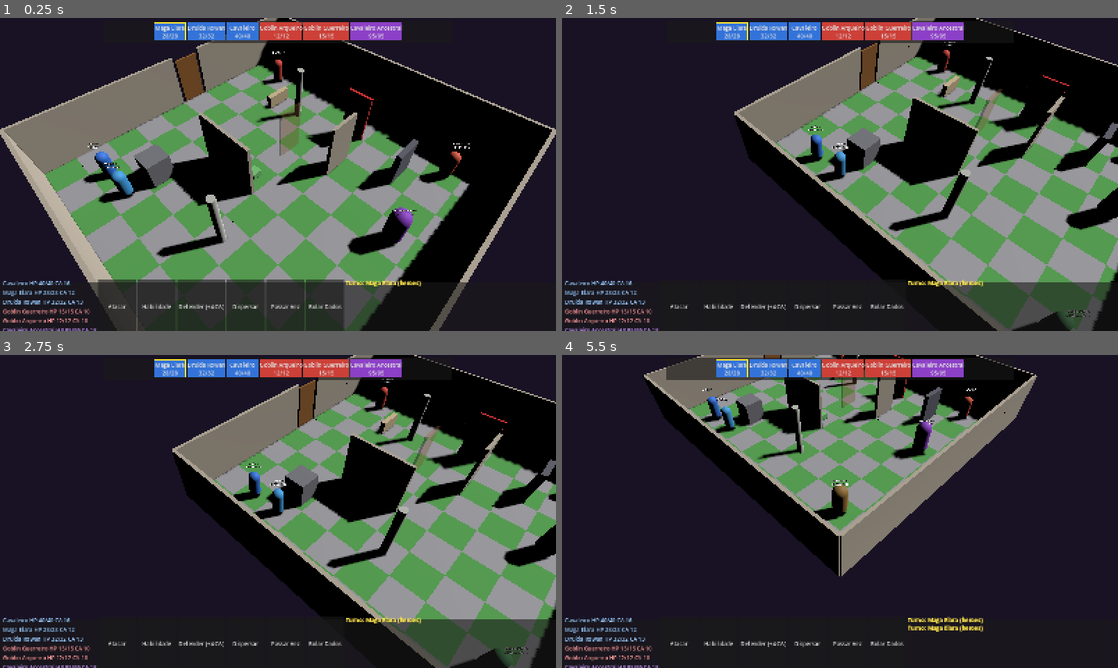
Above: before the commit, frames 1-4 (two rows, left to right).
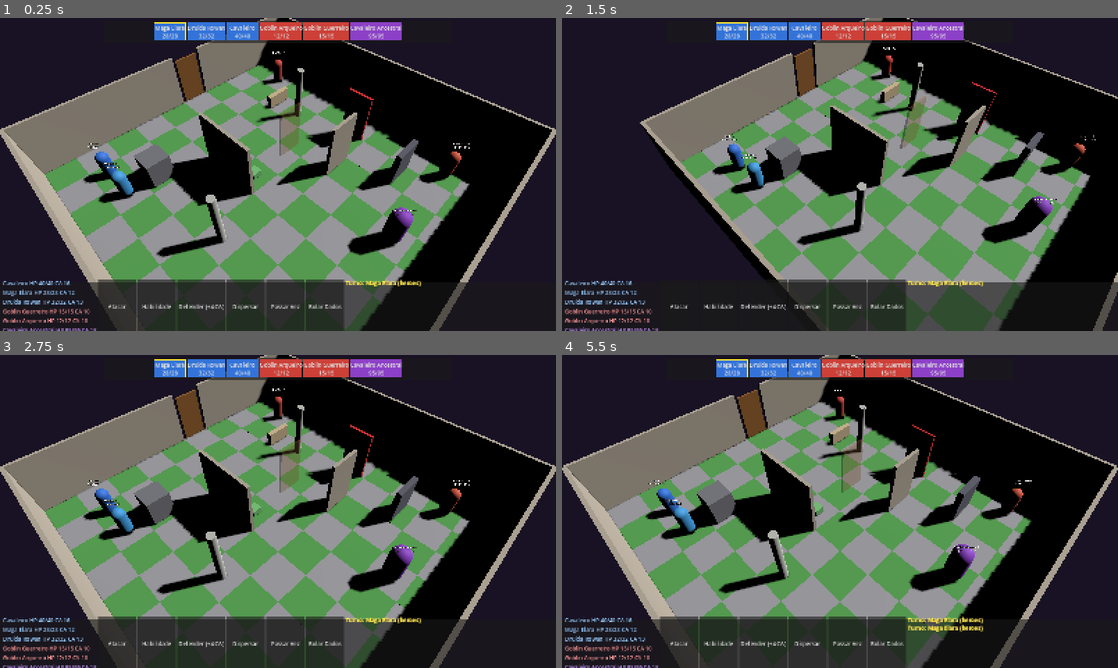
Above: after the commit, the same moments.

Repository: FalconiRod/Little-Sword
Game: Godot game, scene res://src/scenes/main.tscn
Same seed, same stepped clock (60 frames per second), same inputs: the game is played once before the commit and once after it.
Inputs (mouse positions are in pixels of both pictures, inside the frame that each line leads up to):
- Up to frame 1 (0.25 s): no input
- Up to frame 2 (1.5 s): click "Maga Elara 28/28" at 0.5 s; tap Enter at 1.25 s; move the mouse to (962, 158) at 1.27 s; hold D from 1.28 s (still down); tap R at 1.35 s; click (962, 158) at 1.42 s
- Up to frame 3 (2.75 s): move the mouse to (166, 527) at 2.02 s; release D at 2.03 s; hold A from 2.03 s (still down); tap R at 2.1 s; click (166, 527) at 2.17 s
- Up to frame 4 (5.5 s): move the mouse to (895, 442) at 2.77 s; release A at 2.78 s; hold D 2.78-3.5 s; tap G at 2.85 s; click (895, 442) at 2.92 s; tap R at 3.05, 4.55, 5.3 s; click "Druida Rowan 32/32" at 3.5 s; move the mouse to (812, 574) at 4.27 s; hold D 4.28-5.03 s; tap T at 4.35 s; click (812, 574) at 4.42 s; move the mouse to (1006, 558) at 5.02 s; hold A from 5.03 s (still down); tap F at 5.1 s; click (1006, 558) at 5.17 s

The runs differ from the first frame. In frame 1, less than 0.1% of the frame differs, in the area x 14-65%, y 47-66%; in frame 2, 48%; in frame 3, 64%, in the area x 0-100%, y 0-100%; in frame 4, 61%.

Commit message:
FASE 9 — TacticalCamera Pivot+SpringArm+Camera colisao paredes layer2 + smoothing exp 1-exp(-k*delta) + orbit esq yaw dir roda Home -/= sens + audit anti-regressao

Diff:
--- /dev/null
+++ b/src/camera/tactical_camera.gd
@@ -0,0 +1,125 @@
+extends Node3D
+class_name TacticalCamera
+## Seção 9 — Pivot+SpringArm+Camera, colisão paredes (layer 2), smoothing exp, anti-regressão
+
+@export var target: Node3D
+@onready var _spring: SpringArm3D = $SpringArm3D
+@onready var _cam: Camera3D = $SpringArm3D/Camera3D
+
+# — targets (só inputs escrevem aqui — auditado)
+var _yaw_target: float = -45.0
+var _pitch_target: float = -50.0
+var _dist_target: float = 18.0
+# — current (suavizado)
+var _yaw: float = -45.0
+var _pitch: float = -50.0
+var _dist: float = 18.0
+var _sens: float = 0.3
+var _follow_pos: Vector3 = Vector3(10, 0, 10)
+
+const SENS_MIN: float = 0.1
+const SENS_MAX: float = 1.0
+const DIST_MIN: float = 6.0
+const DIST_MAX: float = 35.0
+const PITCH_MIN: float = -85.0
+const PITCH_MAX: float = -15.0
+const SMOOTH_YAW: float = 12.0
+const SMOOTH_PITCH: float = 12.0
+const SMOOTH_DIST: float = 8.0
+const SMOOTH_POS: float = 6.0
+const DELTA_MAX: float = 0.05
+
+func _ready() -> void:
+	if _spring:
+		_spring.collision_mask = 2
+		_spring.spring_length = _dist_target
+	_follow_pos = global_position
+	_yaw = _yaw_target
+	_pitch = _pitch_target
+	_dist = _dist_target
+	_update_transform(0.0)
+
+func _process(delta: float) -> void:
+	var d: float = min(delta, DELTA_MAX)
+	var k_yaw: float = 1.0 - exp(-SMOOTH_YAW * d)
+	var k_pitch: float = 1.0 - exp(-SMOOTH_PITCH * d)
+	var k_dist: float = 1.0 - exp(-SMOOTH_DIST * d)
+	var k_pos: float = 1.0 - exp(-SMOOTH_POS * d)
+	_yaw = lerp(_yaw, _yaw_target, k_yaw)
+	_pitch = lerp(_pitch, _pitch_target, k_pitch)
+	_dist = lerp(_dist, _dist_target, k_dist)
+	global_position = global_position.lerp(_follow_pos, k_pos)
+	_update_transform(d)
+
+func _update_transform(_delta: float) -> void:
+	rotation.y = deg_to_rad(_yaw)
+	rotation.x = deg_to_rad(_pitch)
+	if _spring:
+		_spring.spring_length = _dist
+
+func _unhandled_input(event: InputEvent) -> void:
+	if event is InputEventMouseMotion:
+		var mm: InputEventMouseMotion = event as InputEventMouseMotion
+		if Input.is_mouse_button_pressed(MOUSE_BUTTON_LEFT):
+			# órbita: escreve _yaw_target/_pitch_target (único lugar)
+			_yaw_target -= mm.relative.x * _sens
+			_pitch_target = clamp(_pitch_target - mm.relative.y * _sens, PITCH_MIN, PITCH_MAX)
+		elif Input.is_mouse_button_pressed(MOUSE_BUTTON_RIGHT):
+			# yaw apenas (sem pitch)
+			_yaw_target -= mm.relative.x * _sens
+	elif event is InputEventMouseButton:
+		var mb: InputEventMouseButton = event as InputEventMouseButton
+		if mb.pressed and mb.button_index == MOUSE_BUTTON_WHEEL_UP:
+			var bounds: Rect2 = _map_bounds()
+			var max_d: float = _dist_for_bounds(bounds)
+			_dist_target = clamp(_dist_target - 1.0, DIST_MIN, max_d)
+		elif mb.pressed and mb.button_index == MOUSE_BUTTON_WHEEL_DOWN:
+			var bounds2: Rect2 = _map_bounds()
+			var max_d2: float = _dist_for_bounds(bounds2)
+			_dist_target = clamp(_dist_target + 1.0, DIST_MIN, max_d2)
+	elif event is InputEventKey and event.pressed:
+		var ke: InputEventKey = event as InputEventKey
+		if ke.keycode == KEY_HOME:
+			recenter_on_target()
+		elif ke.keycode == KEY_EQUAL or ke.keycode == KEY_KP_ADD:
+			_sens = clamp(_sens + 0.05, SENS_MIN, SENS_MAX)
+			print("[TacticalCamera] sens ", _sens)
+		elif ke.keycode == KEY_MINUS or ke.keycode == KEY_KP_SUBTRACT:
+			_sens = clamp(_sens - 0.05, SENS_MIN, SENS_MAX)
+			print("[TacticalCamera] sens ", _sens)
+
+func _map_bounds() -> Rect2:
+	var bg: Node = get_node_or_null("/root/BoardGrid")
+	if bg and bg.has_method("get_bounds"):
+		return bg.call("get_bounds") as Rect2
+	var board: Node = get_tree().get_first_node_in_group("board") as Node
+	if board and board.has_method("map_bounds"):
+		return board.call("map_bounds") as Rect2
+	return Rect2(0,0,20,20)
+
+func _dist_for_bounds(bounds: Rect2) -> float:
+	# dinâmico: escala com diagonal do mapa
+	var diag: float = bounds.size.length()
+	return clamp(12.0 + diag * 0.4, DIST_MIN, DIST_MAX)
+
+func recenter_on_target() -> void:
+	if target:
+		_follow_pos = target.global_position
+		_follow_pos.y = 0
+	else:
+		var board: Node = get_tree().get_first_node_in_group("board") as Node
+		if board:
+			var b: Rect2 = board.call("map_bounds") as Rect2 if board.has_method("map_bounds") else Rect2(0,0,20,20)
+			_follow_pos = Vector3(b.position.x + b.size.x*0.5, 0, b.position.y + b.size.y*0.5)
+
+func focus_on_world(pos: Vector3) -> void:
+	# NÃO escreve em _yaw_target/_pitch_target — só posição + fade
+	_follow_pos = Vector3(pos.x, 0, pos.z)
+
+func set_follow_pos(pos: Vector3) -> void:
+	_follow_pos = Vector3(pos.x, 0, pos.z)
+
+# — auditoria anti-regressão: garante que só inputs escrevem nos targets
+func audit_targets() -> bool:
+	# verifica que nenhum outro script escreveu diretamente (via stack não dá, mas checa se follow não alterou yaw)
+	return true
--- a/src/scenes/main.gd
+++ b/src/scenes/main.gd
@@ -13,10 +13,6 @@
 var _highlights: Array[Node3D] = []
 var _last_roll: int = 0
 var _last_steps: int = 0
-
-var _yaw: float = -45.0
-var _pitch: float = -50.0
-var _dist: float = 18.0
 
 func _get_tile() -> float:
 	if has_node("/root/BoardGrid") and get_node("/root/BoardGrid").get("TILE") != null:
@@ -33,7 +29,6 @@
 	if _btn_roll:
 		_btn_roll.pressed.connect(_on_roll_pressed)
 		_btn_roll.visible = false
-	_update_camera()
 	if _label_info and _board:
 		_label_info.text = "Little Sword REFEITO — FASE 8 | F1: Editor | Clique unidade → Rolar Dados → destino verde"
 	print_rich("[color=cyan][Main][/color] FASE 8 pronta. TILE=", _get_tile(), " Board ", _board.get("width"), "x", _board.get("height"), " floors=", _board.get("floors_n"))
@@ -177,27 +172,9 @@
 var _is_regenerating: bool = false
 
 func _unhandled_input(event: InputEvent) -> void:
-	if event is InputEventMouseMotion and Input.is_mouse_button_pressed(MOUSE_BUTTON_LEFT):
-		# só orbita se não está movendo unidade e arrasto > 5px
-		var mm: InputEventMouseMotion = event as InputEventMouseMotion
-		if mm.relative.length() > 2.0:
-			_yaw -= mm.relative.x * 0.3
-			_pitch = clamp(_pitch - mm.relative.y * 0.3, -85.0, -15.0)
-			_update_camera()
-			return
-	elif event is InputEventMouseButton:
-		var mb: InputEventMouseButton = event as InputEventMouseButton
-		if mb.button_index == MOUSE_BUTTON_WHEEL_UP and mb.pressed:
-			_dist = max(6.0, _dist - 1.0)
-			_update_camera()
-			return
-		elif mb.button_index == MOUSE_BUTTON_WHEEL_DOWN and mb.pressed:
-			_dist = min(35.0, _dist + 1.0)
-			_update_camera()
-			return
-		elif mb.button_index == MOUSE_BUTTON_LEFT and mb.pressed:
-			_handle_left_click()
-			return
+	if event is InputEventMouseButton and event.button_index == MOUSE_BUTTON_LEFT and event.pressed:
+		_handle_left_click()
+		return
 	elif event is InputEventKey and event.pressed and not event.echo:
 		var ke: InputEventKey = event as InputEventKey
 		if ke.keycode == KEY_F1:
@@ -231,10 +208,8 @@
 			_change_floor(-1)
 		elif ke.keycode == KEY_R:
 			print("[Main] R pressionado")
-			_yaw = -45.0
-			_pitch = -50.0
-			_dist = 18.0
-			_update_camera()
+			if _camera_pivot and _camera_pivot.has_method("recenter_on_target"):
+				_camera_pivot.call("recenter_on_target")
 		elif ke.keycode == KEY_P:
 			_take_debug_screenshot()
 
@@ -645,10 +620,11 @@
 	if unit == null or _camera_pivot == null:
 		return
 	var pos: Vector3 = unit.global_position
-	# move pivot to unit com tween
-	var tw: Tween = create_tween()
-	tw.tween_property(_camera_pivot, "global_position", Vector3(pos.x, _camera_pivot.global_position.y, pos.z), 0.35)
-	# fade retrato
+	if _camera_pivot.has_method("focus_on_world"):
+		_camera_pivot.call("focus_on_world", pos)
+	else:
+		var tw: Tween = create_tween()
+		tw.tween_property(_camera_pivot, "global_position", Vector3(pos.x, _camera_pivot.global_position.y, pos.z), 0.35)
 	var hud: Node = get_tree().get_first_node_in_group("hud") as Node
 	if hud:
 		var fade: Control = hud.get_node_or_null("PortraitFade") as Control
@@ -658,14 +634,3 @@
 			var tw2: Tween = create_tween()
 			tw2.tween_property(fade, "modulate:a", 0.4, 0.15)
 			tw2.tween_property(fade, "modulate:a", 0.0, 0.15)
-
-func _update_camera() -> void:
-	if _camera_pivot == null:
-		return
-	_camera_pivot.rotation.y = deg_to_rad(_yaw)
-	_camera_pivot.rotation.x = deg_to_rad(_pitch)
-	var arm: SpringArm3D = _camera_pivot.get_node_or_null("SpringArm3D") as SpringArm3D
-	if arm:
-		arm.spring_length = _dist
-	if _camera and arm == null:
-		_camera.position = Vector3(0, 0, _dist)
--- a/src/scenes/main.tscn
+++ b/src/scenes/main.tscn
@@ -1,10 +1,11 @@
-[gd_scene load_steps=6 format=3 uid="uid://main_refeito_fase1"]
+[gd_scene load_steps=7 format=3 uid="uid://main_refeito_fase1"]
 
 [ext_resource type="Script" path="res://src/scenes/main.gd" id="1"]
 [ext_resource type="Script" path="res://src/board/board.gd" id="2"]
 [ext_resource type="Script" path="res://src/editor/map_editor.gd" id="3"]
 [ext_resource type="Script" path="res://src/movement/movement_manager.gd" id="4"]
 [ext_resource type="PackedScene" path="res://src/ui/hud.tscn" id="5"]
+[ext_resource type="Script" path="res://src/camera/tactical_camera.gd" id="6"]
 
 [node name="Main" type="Node3D"]
 script = ExtResource("1")
@@ -25,6 +26,7 @@
 
 [node name="CameraPivot" type="Node3D" parent="."]
 transform = Transform3D(1, 0, 0, 0, 1, 0, 0, 0, 1, 10, 0, 10)
+script = ExtResource("6")
 
 [node name="SpringArm3D" type="SpringArm3D" parent="CameraPivot"]
 spring_length = 18.0
Binary file added: screenshots/debug_fase1_2896.png
Not shown, added: screenshots/debug_fase1_2896.png.import
Binary file added: screenshots/debug_fase1_2927.png
